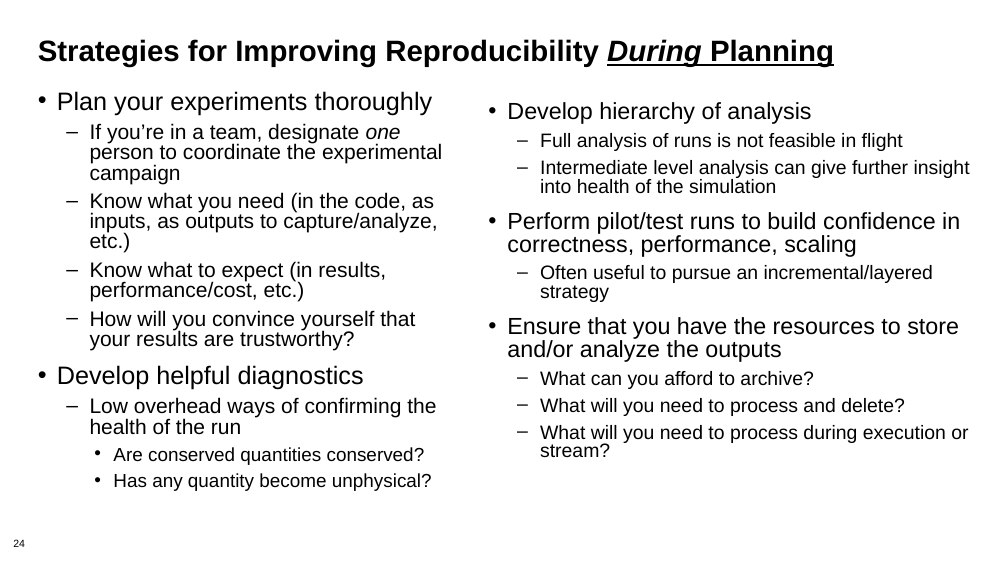
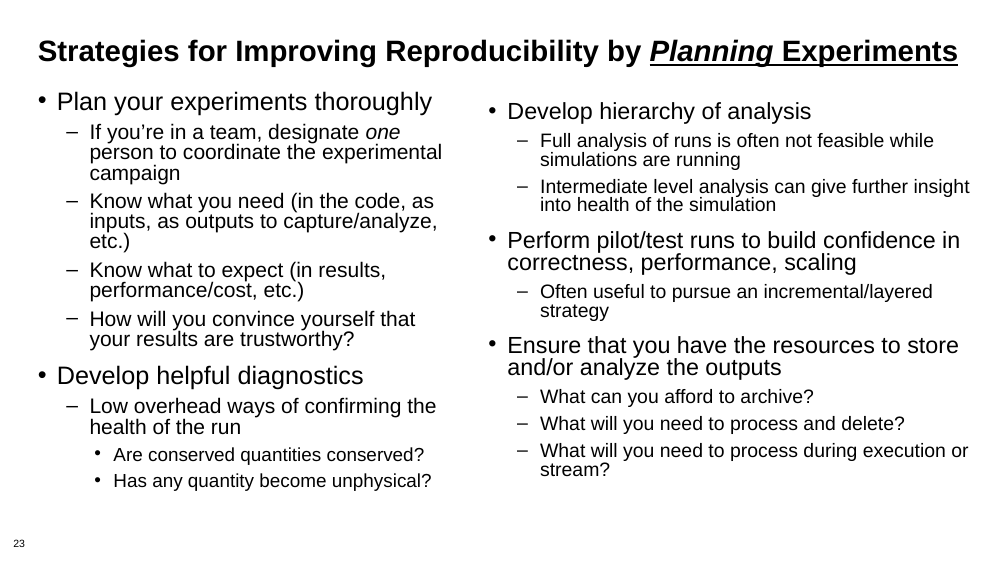
Before and after one commit to bssw-tutorial/presentations, a slide deck: slide 23 of repro-notebooks.pptx (slide 24 before the commit). Drawn at 1008x567 pixels with LibreOffice and Linux fonts; fonts in the diff are those of the drawing. Boxes give left, top, right and bottom in pixels: in the first picture for what was removed or moved away, otherwise in the second. Text is boxed around its words. In the diff, an @@ line names an element or a change of style, - is before the commit and + after.

Commit message:
Draft of ATPESC version of repro-notebooks
Probably still too long.

```diff
--- a/repro-notebooks.pptx
+++ b/repro-notebooks.pptx
@@ title at box(38, 39, 958, 67): text changed @@
-Strategies for Improving Reproducibility During Planning
+Strategies for Improving Reproducibility by Planning Experiments
@@ text at box(540, 133, 934, 170): text changed @@
-  – Full analysis of runs is not feasible in flight
+  – Full analysis of runs is often not feasible while simulations are running
@@ page number at box(13, 539, 25, 547): text changed @@
-24
+23
```
Also in this commit, not shown: 25 other slides changed, 3 slides added, 17 slides removed.
